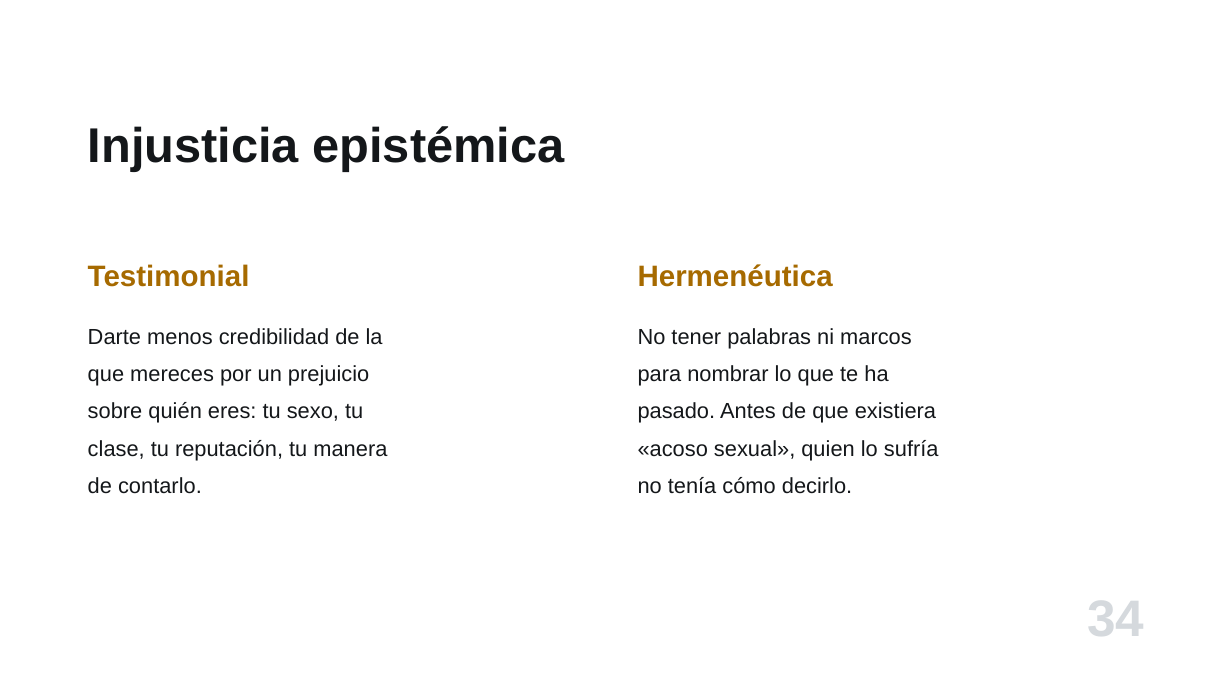
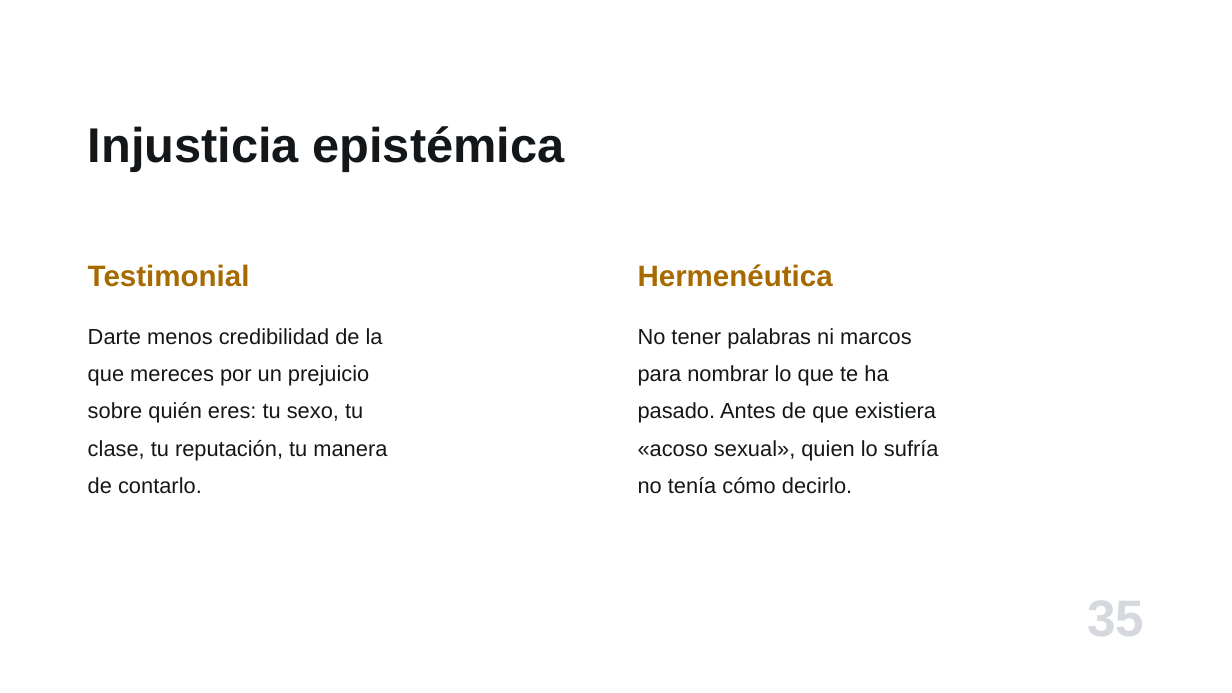
Before and after one commit to jjmedinaariza/intro_crimi, a slide deck: slide 35 of presentaciones/Cap07_Las-victimas.pptx (slide 34 before the commit). Drawn at 1232x693 pixels with LibreOffice and Linux fonts; fonts in the diff are those of the drawing. Boxes give left, top, right and bottom in pixels: in the first picture for what was removed or moved away, otherwise in the second. Text is boxed around its words. In the diff, an @@ line names an element or a change of style, - is before the commit and + after.

```diff
--- a/presentaciones/Cap07_Las-victimas.pptx
+++ b/presentaciones/Cap07_Las-victimas.pptx
@@ text at [1087,601,1144,636]: text changed @@
-34
+35
```
Also in this commit, not shown: 32 other slides changed, 6 slides added, 21 other files.
